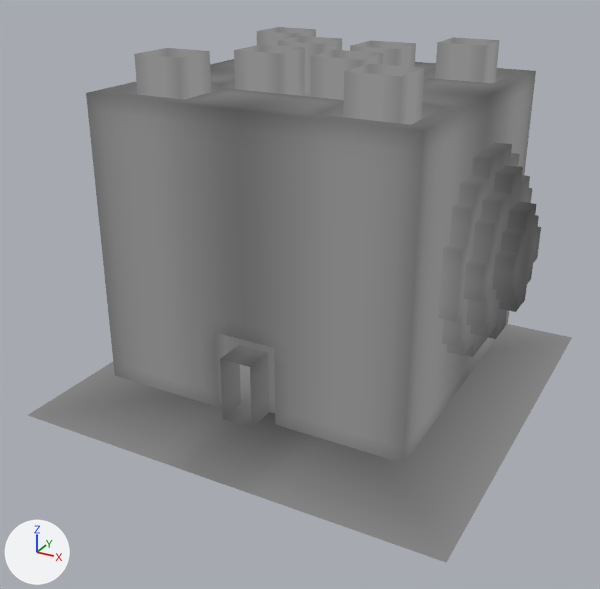
An edit to the glTF model models/museum.glb, drawn before and after from the same camera.
Before and after are seen from a 50 mm camera at (23.2, -31.5, 28.4) aimed at (-0.5, 11.6, 6.8). The axes (+X, +Y, +Z) are drawn at lower left. The lights are the same throughout. Where no turn or scale is listed for an object, it has been applied to the vertices. Vertices at the same position are counted once.
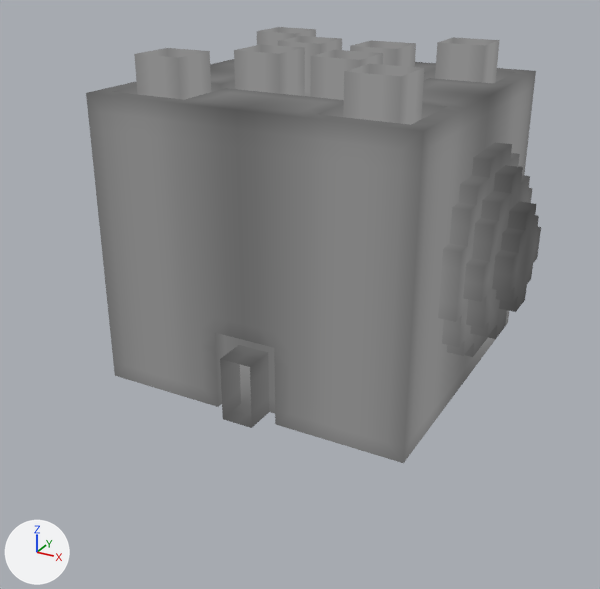
What the commit changed:
me_mesh_2 is used by ob_mesh_2; location (0.0, 32.0, -1.0).
me_mesh_2 had 612 vertices, 1096 faces and spanned x 0.0..14.0, y -16.0..-4.0, z 1.0..16.0.
me_mesh_2 now has 441 vertices, 806 faces and spans x 0.0..13.0, y -16.0..-6.0, z 2.0..16.0.
me_mesh_2 part 1: the loose piece of 195 vertices spanning x 0.0..14.0, y -16.0..-4.0, z 1.0 is deleted.
me_mesh_2 part 2: 44 vertices moved from x 1.0..9.0, y -15.0..-9.0, z 3.0 to x 2.0..10.0, y -16.0..-8.0, z 2.0; 36 vertices removed from x 0.0..9.0, y -16.0..-9.0, z 3.0; 55 vertices added at x 0.0..10.0, y -16.0..-8.0, z 2.0.
me_mesh_4 has 804 vertices, 1462 faces and spans x 2.0..16.0, y -16.0..0.0, z 1.0..16.0.
me_mesh_4 is used by ob_mesh_4; location (-16.0, 16.0, -1.0).
me_mesh_4 part 3: the loose piece of 255 vertices spanning x 2.0..16.0, y -16.0..0.0, z 1.0 is deleted.
me_mesh_6 is used by ob_mesh_6; location (0.0, 16.0, -1.0).
me_mesh_6 had 804 vertices, 1462 faces and spanned x 0.0..14.0, y -16.0..0.0, z 1.0..16.0.
me_mesh_6 now has 580 vertices, 1072 faces and spans x 0.0..13.0, y -13.0..0.0, z 2.0..16.0.
me_mesh_6 part 4: the loose piece of 255 vertices spanning x 0.0..14.0, y -16.0..0.0, z 1.0 is deleted.
me_mesh_6 part 5: 28 vertices moved from x 2.0..9.0, y -11.0..-1.0, z 3.0 to x 2.0..10.0, y -12.0..-2.0, z 2.0; 125 vertices removed from x 0.0..13.0, y -13.0..0.0, z 3.0..16.0; 158 vertices added at x 0.0..13.0, y -13.0..0.0, z 2.0..16.0.
me_mesh_6 part 6: 121 kept faces spanning x 1.0..13.0, y -13.0..0.0, z 2.0..16.0 get new vertex colours.
Object 'Mesh_2' (ob_mesh_2) moves from (0.0, 32.0, -1.0) to (0.0, 32.0, 0.0).
Object 'Mesh_4' (ob_mesh_4) moves from (-16.0, 16.0, -1.0) to (-16.0, 16.0, 0.0).
Object 'Mesh_6' (ob_mesh_6) moves from (0.0, 16.0, -1.0) to (0.0, 16.0, 0.0).

Changed parts and their boxes [x1, y1, x2, y2] in the pictures (600 x 589 px; the box of a moved part takes in the faces that stretch with it):
'Mesh_6', reshaped, moved (8% narrower, 21% shorter): before [210, 180, 539, 562]; after [235, 162, 539, 463]
'Mesh_4', reshaped, moved: before [28, 180, 275, 479]; after [93, 163, 254, 423]
'Mesh_2', reshaped, moved: before [457, 148, 572, 411]; after [474, 133, 541, 368]
part 1 of me_mesh_2, deleted: before [457, 324, 572, 411]
part 2 of me_mesh_2, moved or reshaped (not visible before): after [483, 338, 496, 356]
part 3 of me_mesh_4, deleted: before [28, 362, 275, 479]
part 4 of me_mesh_6, deleted: before [210, 392, 531, 562]
part 5 of me_mesh_6, moved or reshaped: before [237, 180, 539, 428]; after [237, 162, 538, 463]
part 6 of me_mesh_6, recoloured: before [337, 321, 506, 463]; after [250, 168, 539, 447]
